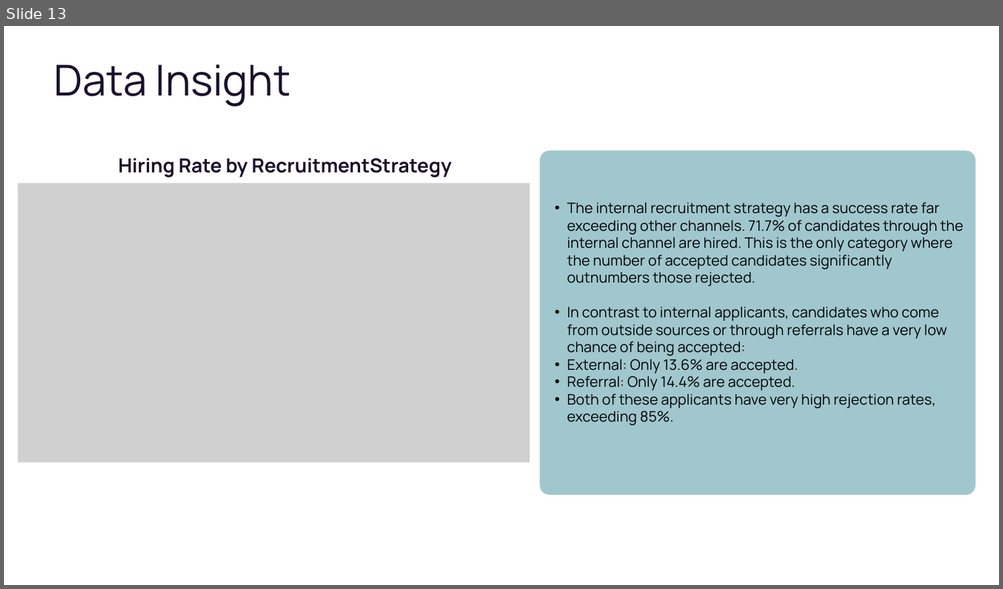
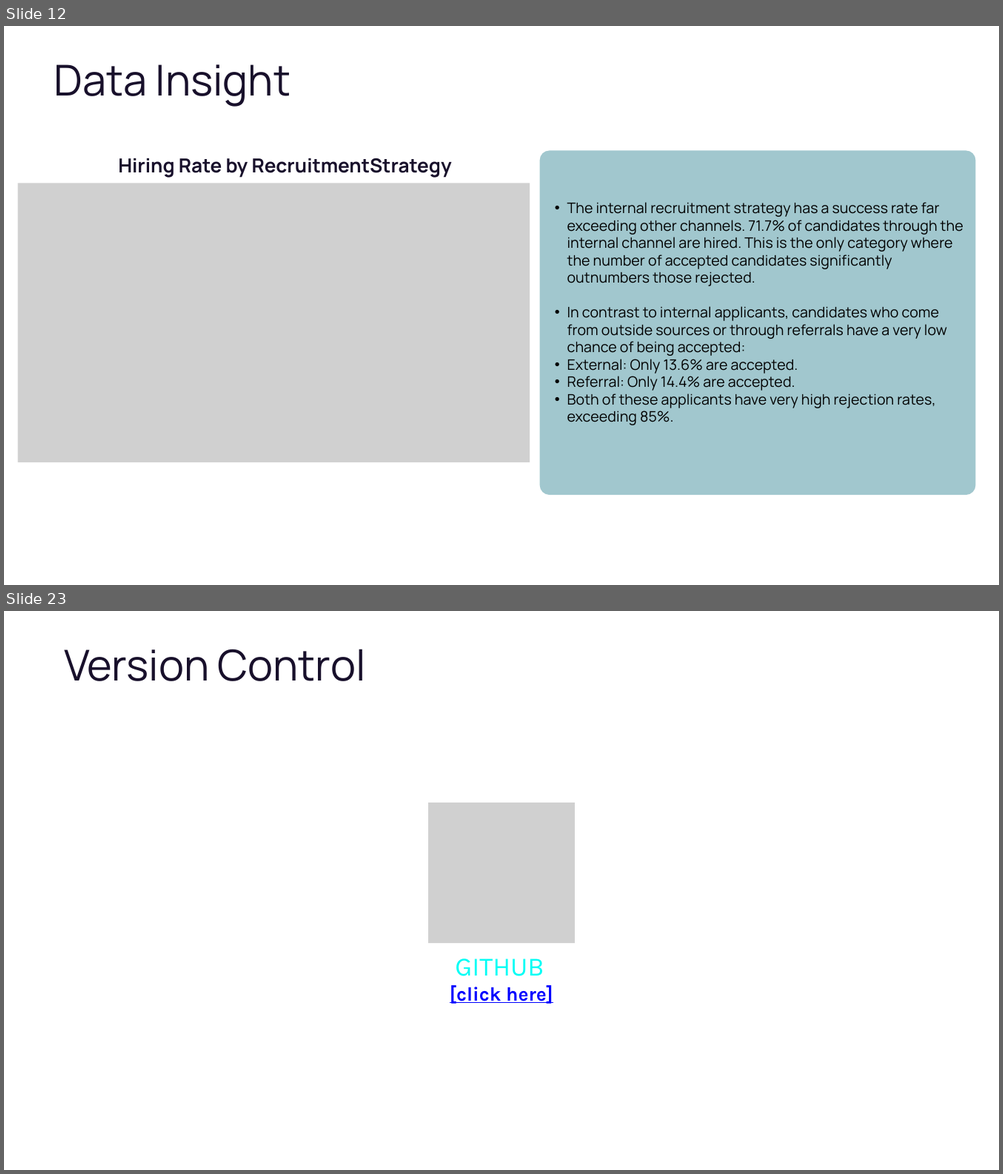
Before and after one commit to fadlinur/Final-Project, a slide deck: Stage 1/Exploratory Data Analysis.pptx. Shown one above the other, each under a label of ours: slide 13 before the commit, slides 12 and 23 after it; the slides between them are not shown. The pictures are 1003x589 and 1003x1174 pixels, drawn with LibreOffice and Linux fonts; fonts in the diff are those of the drawing; grey boxes stand for pictures; background and template pictures are left out. Boxes give left, top, right and bottom in pixels: in the first picture for what was removed or moved away, otherwise in the second. Text is boxed around its words. In the diff, an @@ line names an element or a change of style, - is before the commit and + after.

```diff
--- a/Stage 1/Exploratory Data Analysis.pptx
+++ b/Stage 1/Exploratory Data Analysis.pptx
@@ slide 23 added at (4,611,999,1170), background picture (left out) @@
@@ text added at (64,649,366,681), 61.6 pt, text #18102B @@
+Version Control
@@ picture added at (428,803,575,944) @@
@@ text added at (455,959,543,977), 38.3 pt, text #01FDF5 @@
+GITHUB
@@ text added at (449,985,553,1004), 28.3 pt, text #0000FF, bold, underline @@
+[click here]
@@ what was slide 13 is now slide 12 @@
```
Also in this commit, not shown: 7 slides changed, 8 other slides added, 5 slides removed.
